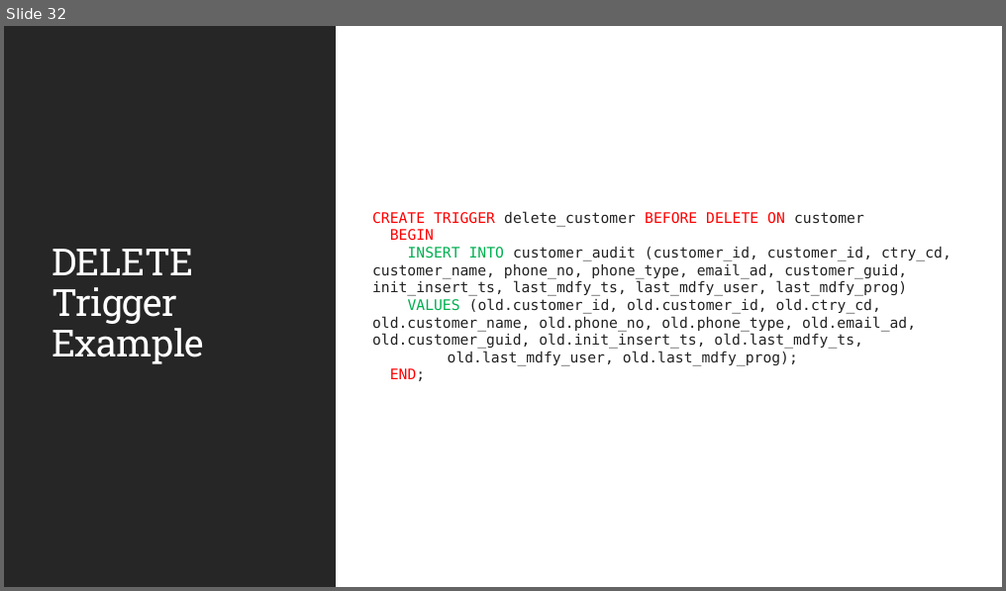
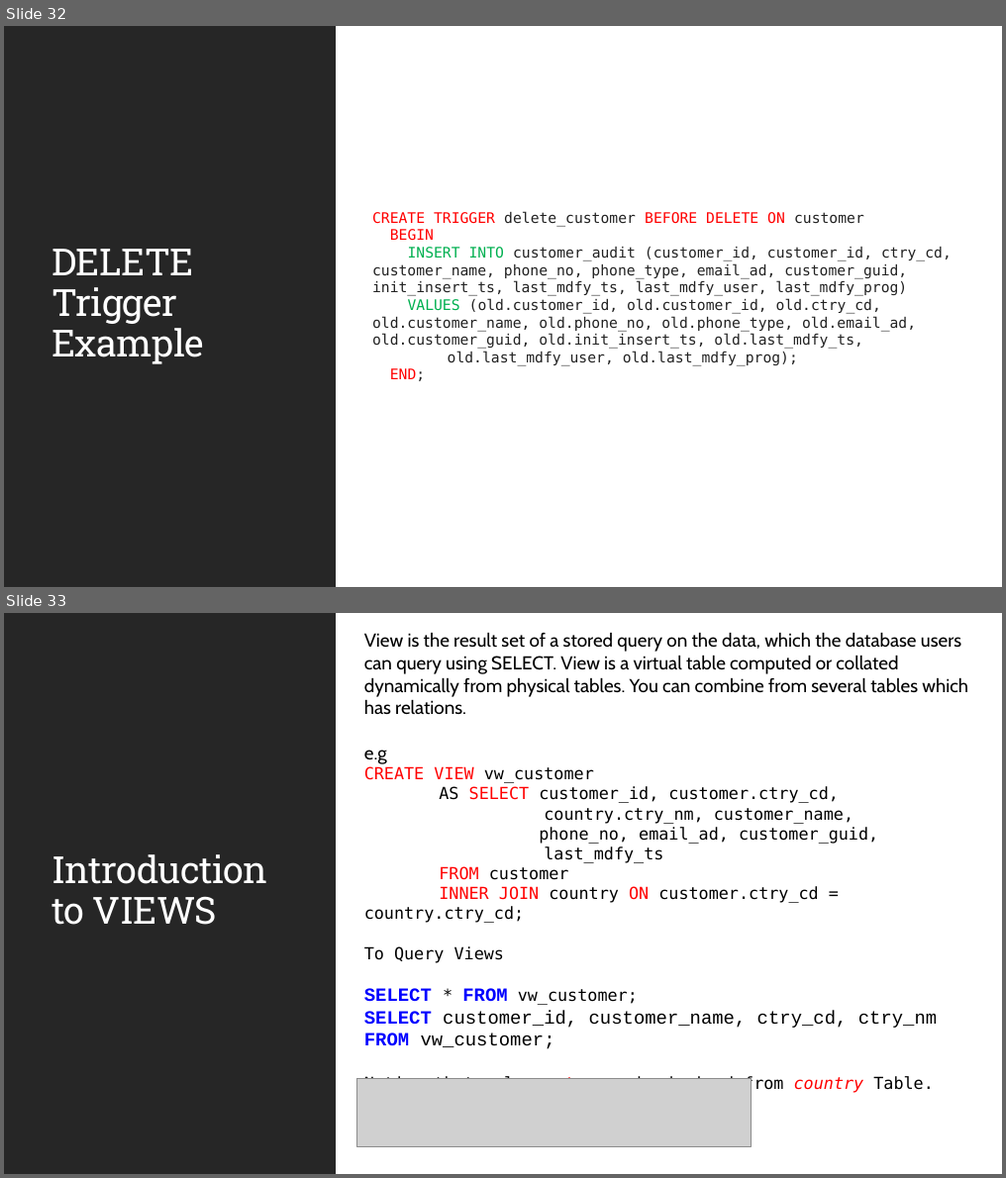
Before and after one commit to JSS-DEVCORE/JdbcExample, a slide deck: docs/JDBC-Insights.pptx. Shown one above the other, each under a label of ours: slide 32 before the commit, slides 32 and 33 after it. The pictures are 1006x591 and 1006x1178 pixels, drawn with LibreOffice and Linux fonts; fonts in the diff are those of the drawing; grey boxes stand for pictures. Boxes give left, top, right and bottom in pixels: in the first picture for what was removed or moved away, otherwise in the second. Text is boxed around its words. In the diff, an @@ line names an element or a change of style, - is before the commit and + after.

Commit message:
Updated Document for VIEWS

```diff
--- a/docs/JDBC-Insights.pptx
+++ b/docs/JDBC-Insights.pptx
@@ slide 33 added at [4,613,1002,1174], background #FFFFFF; not listed: 1 template element that a slide beside it also shows @@
@@ rectangle added at [4,613,336,1174], fill #262626 @@
@@ rectangle added at [5,613,1002,1174], fill #FFFFFF @@
@@ text added at [364,632,968,1050], 18 pt, text #000000 @@
+View is the result set of a stored query on the data, which the database users can query using SELECT. View is a virtual table computed or collated dynamically from physical tables. You can combine from several tables which has relations.
+e.g
+CREATE VIEW vw_customer
+AS SELECT customer_id, customer.ctry_cd,
+country.ctry_nm, customer_name,
+phone_no, email_ad, customer_guid,
+last_mdfy_ts
+FROM customer
+INNER JOIN country ON customer.ctry_cd = country.ctry_cd;
+To Query Views
+SELECT * FROM vw_customer;
+SELECT customer_id, customer_name, ctry_cd, ctry_nm FROM vw_customer;
+Notice that column ctry_nm is derived from country Table.
@@ title added at [52,855,268,925], 36 pt, text #FFFFFF @@
+Introduction to VIEWS
@@ picture added at [356,1078,750,1148] @@
```
Also in this commit, not shown: 2 slides changed, 1 other file.
